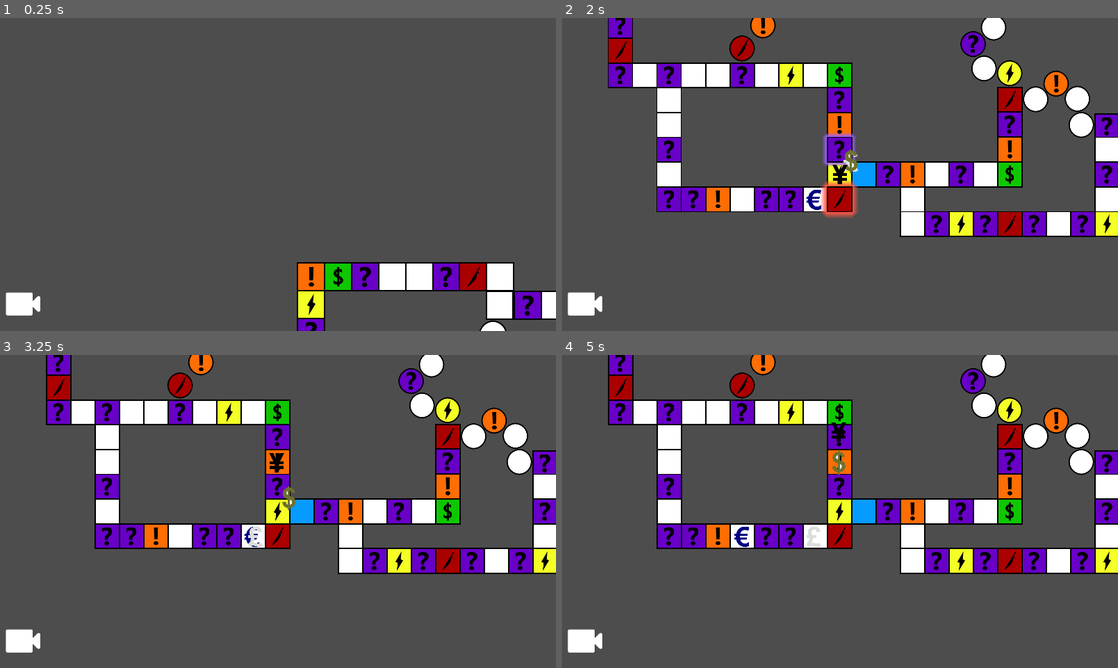
Above: before the commit, frames 1-4 (two rows, left to right).
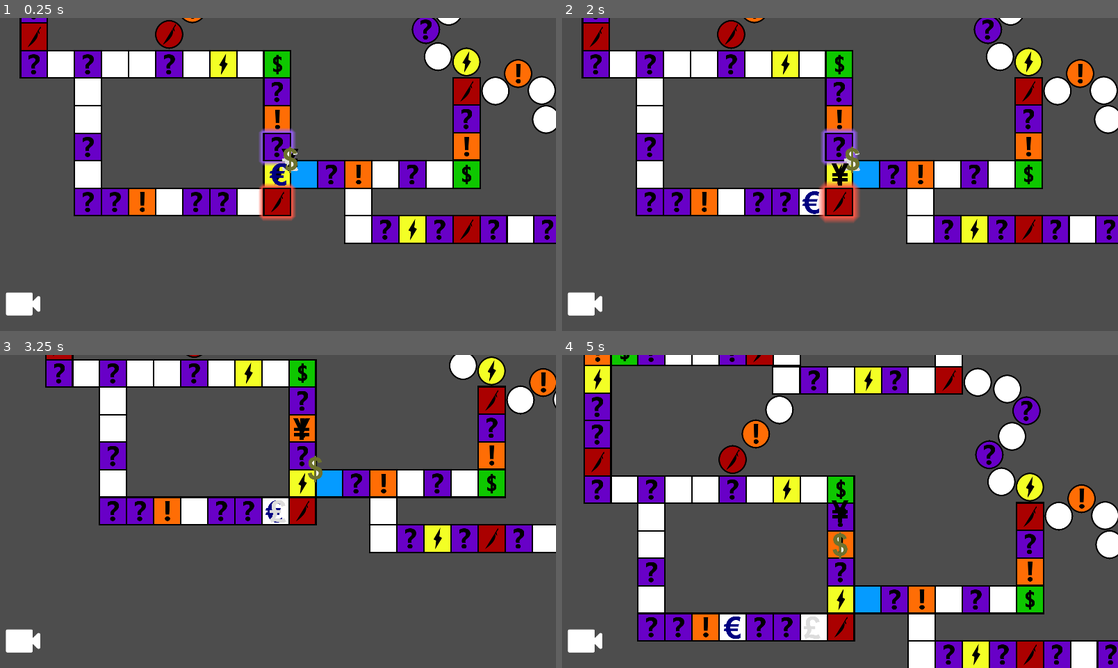
Above: after the commit, the same moments.

Repository: hfxbse/mparty
Game: Godot game, scene res://main/main.tscn
Same seed, same stepped clock (60 frames per second), same inputs: the game is played once before the commit and once after it.
Inputs (mouse positions are in pixels of both pictures, inside the frame that each line leads up to; where the layout moved, square brackets give the same spot in the first picture):
- Up to frame 1 (0.25 s): no input
- Up to frame 2 (2 s): click (589, 305) at 0.5 s; click (840, 199) at 1.25 s
- Up to frame 3 (3.25 s): click (278, 483) [278, 486] at 2 s; click (278, 539) [278, 536] at 2.75 s
- Up to frame 4 (5 s): click (840, 483) [840, 486] at 3.5 s; move the mouse to (962, 495) at 4.27 s; hold P from 4.28 s (still down); click (962, 495) at 4.42 s

The runs differ from the first frame. In frame 1, 30% of the frame differs, in the area x 3-100%, y 0-100%; in frame 2, 25%; in frame 3, 36%; in frame 4, 47%.
Error before the commit: Attempt to call function 'make_current' in base 'null instance' on a null instance. (res://main/main.gd:43)

Commit message:
Adjusted Camera for multiple players

Diff:
--- a/main/main.gd
+++ b/main/main.gd
@@ -16,7 +16,6 @@
 @onready var players = []
 
 @onready var main_camera = $MainCamera
-@onready var player_camera = $Player/PlayerCamera
 @onready var hud = $HUD
 
 
@@ -40,7 +39,7 @@
 	if Input.is_key_pressed(KEY_M):
 		main_camera.set_camera()
 	elif Input.is_key_pressed(KEY_P):
-		player_camera.make_current()
+		current_player.camera.make_current()
 
 
 func _on_menu_button_pressed(main_camera_selected: bool):
@@ -51,7 +50,7 @@
 		main_camera.set_camera()
 
 	else:
-		player_camera.make_current()
+		current_player.camera.make_current()
 
 
 func start_game(num_rounds, num_players):
@@ -86,6 +85,7 @@
 func player_turn(player):
 	current_player = player
 	current_player.z_index += 1
+	current_player.camera.make_current()
 	player_turn_begin.emit(current_player)
 	## var diceRoll = await roll_dice()
 	var diceRoll = 3
--- a/player/player.gd
+++ b/player/player.gd
@@ -1,6 +1,7 @@
 class_name Player extends Node2D
 
 @onready var sprite = $Sprite2D
+@onready var camera = $PlayerCamera
 
 var patente
 signal change_patente(player, amount)
